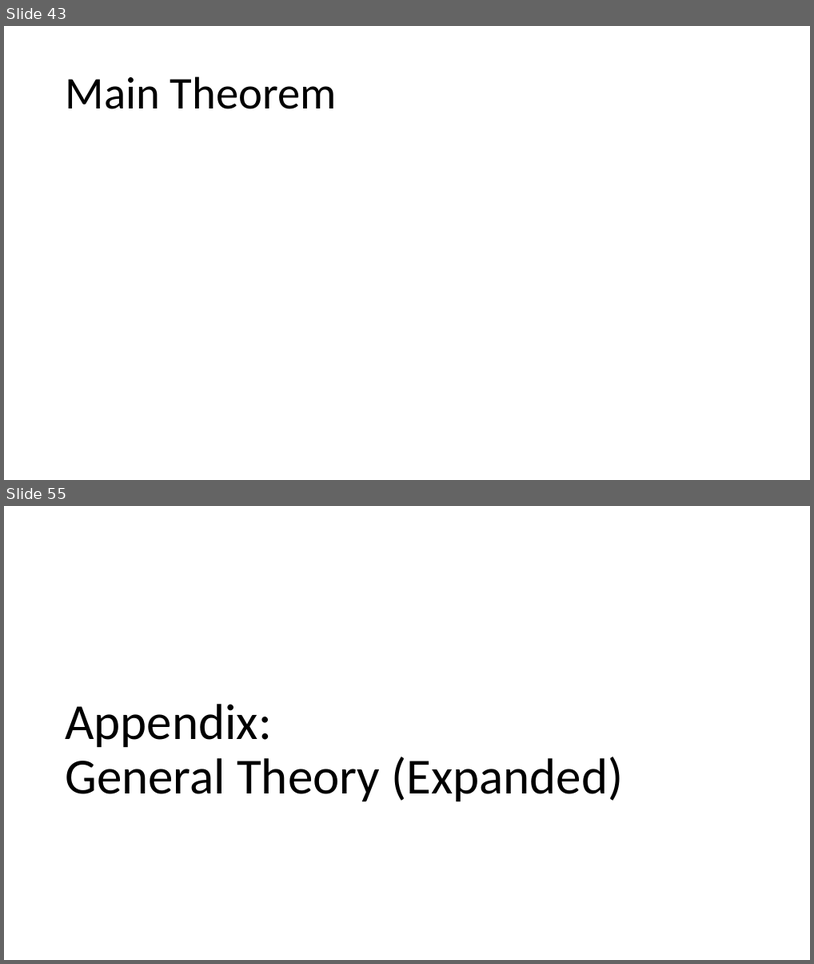
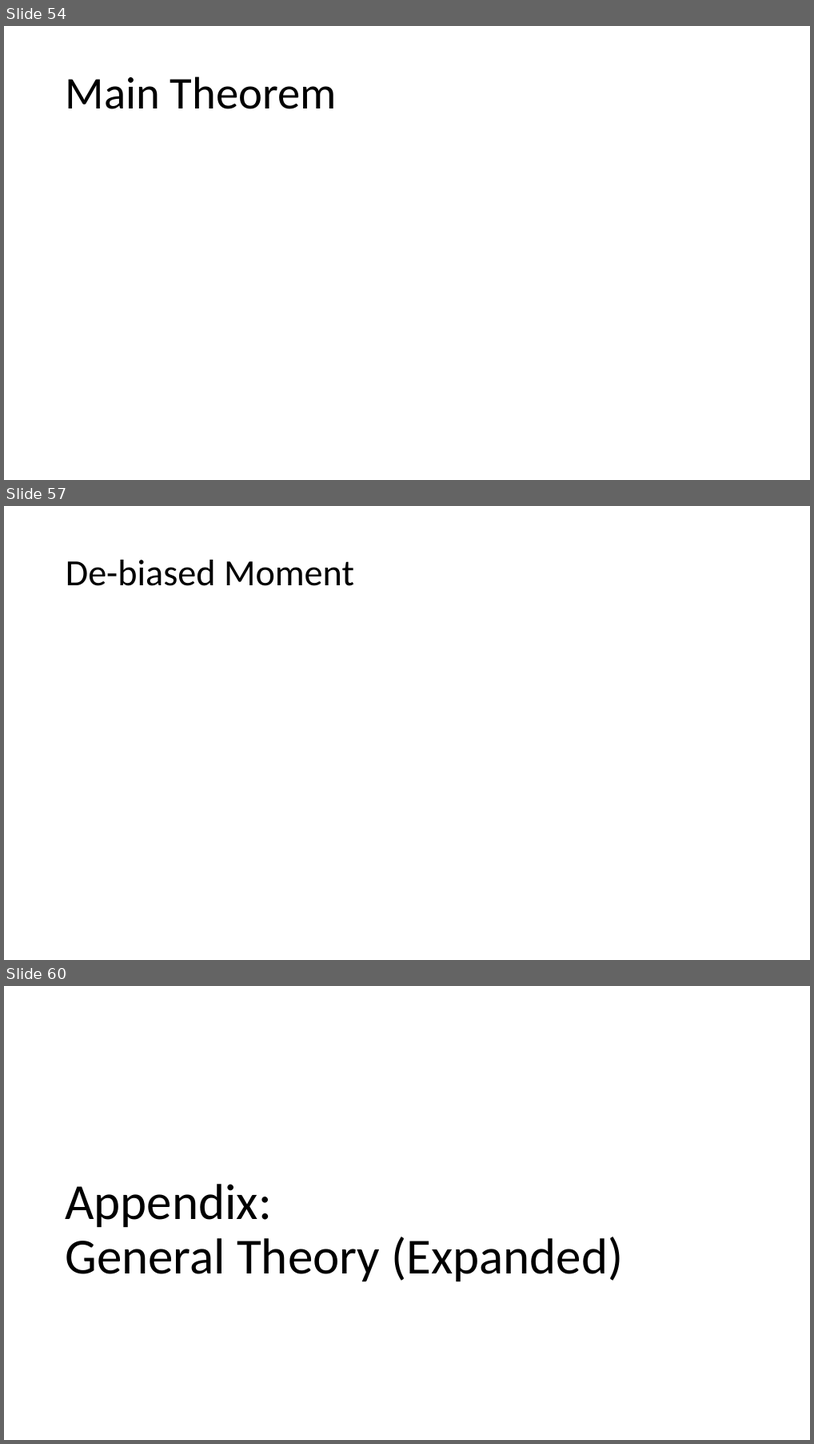
Before and after one commit to stanford-msande228/winter25, a slide deck: assets/presentations/MSANDE228_Lecture13_14_Inference_with_Modern_NonLinear_Methods.pptx. Shown one above the other, each under a label of ours: slides 43 and 55 before the commit, slides 54, 57 and 60 after it; the slides between them are not shown. The pictures are 814x964 and 814x1444 pixels, drawn with LibreOffice and Linux fonts; fonts in the diff are those of the drawing; grey boxes stand for pictures. Boxes give left, top, right and bottom in pixels: in the first picture for what was removed or moved away, otherwise in the second. Text is boxed around its words. In the diff, an @@ line names an element or a change of style, - is before the commit and + after.

```diff
--- a/assets/presentations/MSANDE228_Lecture13_14_Inference_with_Modern_NonLinear_Methods.pptx
+++ b/assets/presentations/MSANDE228_Lecture13_14_Inference_with_Modern_NonLinear_Methods.pptx
@@ slide 57 added at (4,506,810,960), background #FFFFFF @@
@@ title added at (66,560,354,586), 44 pt, text #000000 @@
+De-biased Moment
@@ what was slide 43 is now slide 54 @@
@@ what was slide 55 is now slide 60 @@
```
Also in this commit, not shown: 4 other slides added, 1 other file.
